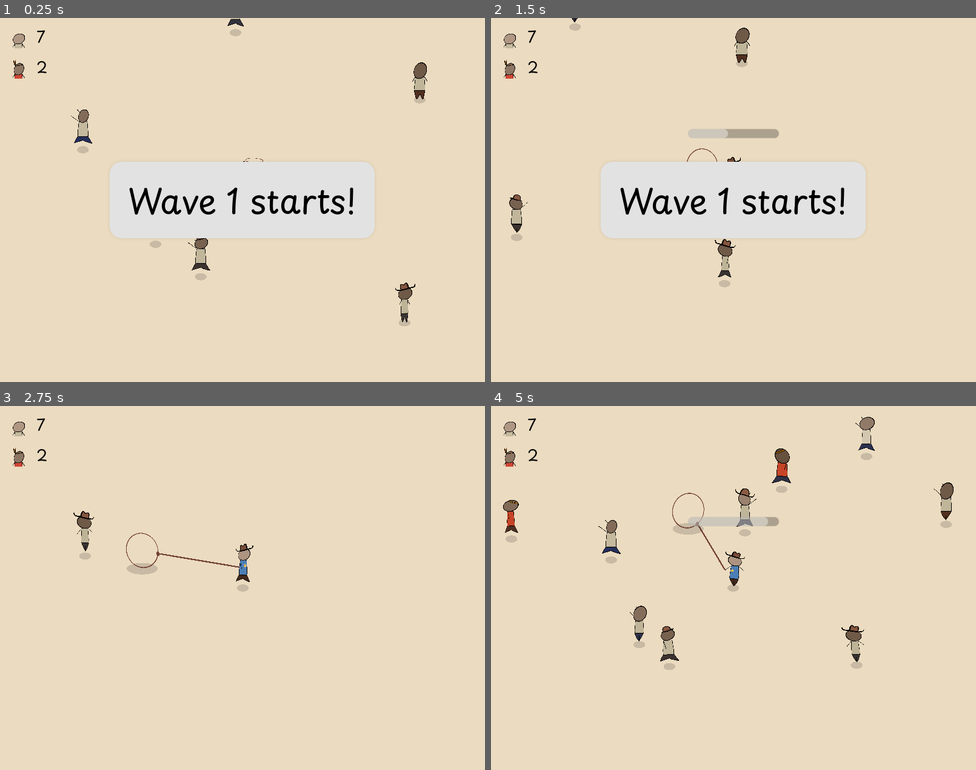
Above: before the commit, frames 1-4 (two rows, left to right).
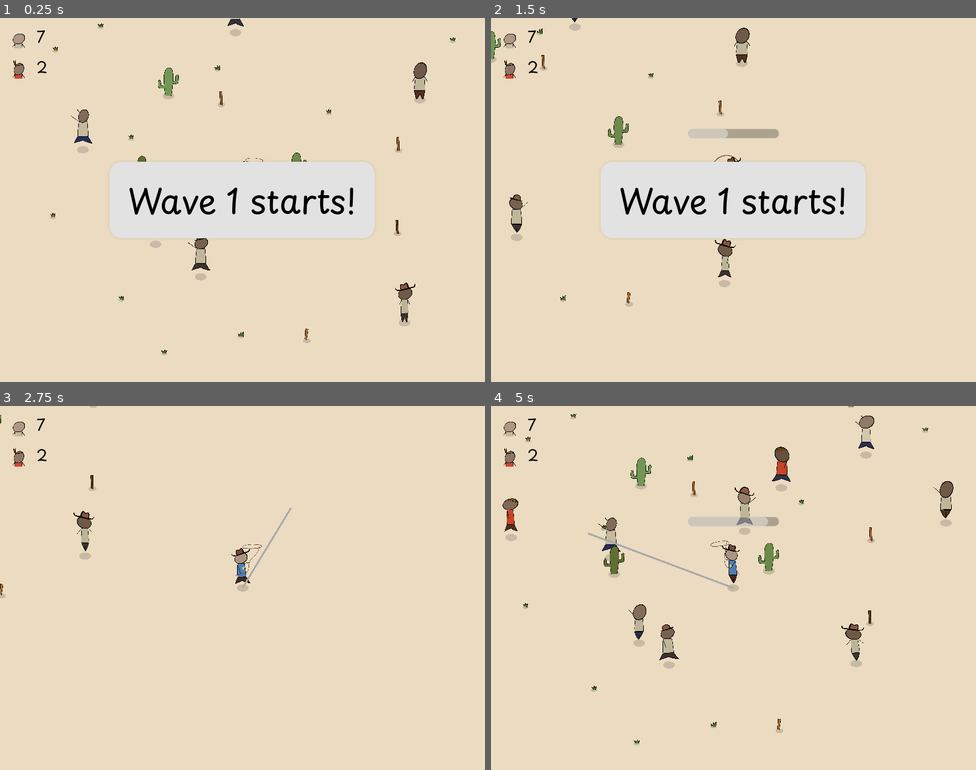
Above: after the commit, the same moments.

Repository: martindzejky/gmtk2025
Game: Godot game, scene res://waves_testing.tscn
Two runs of this game, one before a commit and one after it. Both use one fixed random seed, a clock stepped at 60 frames per second and the inputs below.
Inputs (mouse positions are in pixels of both pictures, inside the frame that each line leads up to):
- Up to frame 1 (0.25 s): no input
- Up to frame 2 (1.5 s): move the mouse to (840, 181) at 0.52 s; hold D (move_right) 0.53-1.28 s; tap Shift (dash) at 0.6 s; move the mouse to (636, 218) at 1.27 s; hold S (move_down) from 1.28 s (still down); click (636, 218) at 1.35 s
- Up to frame 3 (2.75 s): move the mouse to (291, 507) at 2.02 s; release S (move_down) at 2.03 s; hold D (move_right) from 2.03 s (still down); tap Shift (dash) at 2.1 s
- Up to frame 4 (5 s): move the mouse to (709, 660) at 2.77 s; release D (move_right) at 2.78 s; hold W (move_up) 2.78-3.53 s; click (709, 660) at 2.85 s; move the mouse to (879, 642) at 3.52 s; hold A (move_left) from 3.53 s (still down); tap Shift (dash) at 3.6 s; move the mouse to (588, 533) at 4.27 s; click (588, 533) at 4.35 s

The runs differ from the first frame. In frame 1, 0.5% of the frame differs, in the area x 10-94%, y 1-93%; in frame 2, 0.5%; in frame 3, 0.6%; in frame 4, 2.5%, in the area x 2-96%, y 0-94%.

Commit message:
props

Diff:
--- /dev/null
+++ b/objects/cactus.tscn
@@ -0,0 +1,25 @@
+[gd_scene load_steps=6 format=3 uid="uid://cfajtv05rc8o3"]
+
+[ext_resource type="PackedScene" uid="uid://b3eomk5mxspe6" path="res://objects/obstacle.tscn" id="1_tr8vr"]
+[ext_resource type="Texture2D" uid="uid://cc5ihaemx6kod" path="res://sprites/cactus.png" id="2_inseh"]
+[ext_resource type="Script" uid="uid://x8um1nksuk8c" path="res://scripts/random_color.gd" id="3_o6hn1"]
+
+[sub_resource type="CircleShape2D" id="CircleShape2D_o6hn1"]
+radius = 6.56961
+
+[sub_resource type="Gradient" id="Gradient_o6hn1"]
+colors = PackedColorArray(0.350466, 0.391666, 0.161485, 1, 0.479938, 0.652221, 0.37893, 1)
+
+[node name="cactus" instance=ExtResource("1_tr8vr")]
+collision_layer = 65
+
+[node name="shape" parent="." index="1"]
+shape = SubResource("CircleShape2D_o6hn1")
+
+[node name="sprite" parent="." index="2" node_paths=PackedStringArray("target")]
+position = Vector2(0, -15.3152)
+scale = Vector2(0.056, 0.056)
+texture = ExtResource("2_inseh")
+script = ExtResource("3_o6hn1")
+gradient_color = SubResource("Gradient_o6hn1")
+target = NodePath(".")
--- /dev/null
+++ b/objects/grass.tscn
@@ -0,0 +1,29 @@
+[gd_scene load_steps=8 format=3 uid="uid://dfcygyt6d0b5s"]
+
+[ext_resource type="PackedScene" uid="uid://b3xcbsdspbjfw" path="res://objects/shadow.tscn" id="1_x4fwp"]
+[ext_resource type="Texture2D" uid="uid://00uk04stye57" path="res://sprites/grass_0.png" id="2_x4fwp"]
+[ext_resource type="Script" uid="uid://x8um1nksuk8c" path="res://scripts/random_color.gd" id="3_bp5m6"]
+[ext_resource type="Script" uid="uid://cp587rdrca1sw" path="res://scripts/random_sprite.gd" id="4_1fuju"]
+[ext_resource type="Texture2D" uid="uid://clk7glnyw8gkp" path="res://sprites/grass_1.png" id="5_m4mir"]
+[ext_resource type="Texture2D" uid="uid://b8bd5j4d4gebp" path="res://sprites/grass_2.png" id="6_1w4i8"]
+
+[sub_resource type="Gradient" id="Gradient_gy3dk"]
+colors = PackedColorArray(0.266075, 0.450373, 0.158144, 1, 0.522328, 0.52579, 0.137235, 1)
+
+[node name="grass" type="Node2D"]
+
+[node name="shadow" parent="." instance=ExtResource("1_x4fwp")]
+scale = Vector2(0.00657624, 0.00344703)
+
+[node name="sprite" type="Sprite2D" parent="." node_paths=PackedStringArray("target")]
+position = Vector2(0, -2.43454)
+scale = Vector2(0.056, 0.056)
+texture = ExtResource("2_x4fwp")
+script = ExtResource("3_bp5m6")
+gradient_color = SubResource("Gradient_gy3dk")
+target = NodePath(".")
+
+[node name="random_sprite" type="Node" parent="." node_paths=PackedStringArray("target")]
+script = ExtResource("4_1fuju")
+sprites = Array[Texture2D]([ExtResource("2_x4fwp"), ExtResource("5_m4mir"), ExtResource("6_1w4i8")])
+target = NodePath("../sprite")
--- a/objects/hook.tscn
+++ b/objects/hook.tscn
@@ -44,7 +44,7 @@
 shape = SubResource("CircleShape2D_f46kd")
 
 [node name="raycast" type="RayCast2D" parent="."]
-collision_mask = 8
+collision_mask = 72
 
 [node name="progress" type="ProgressBar" parent="."]
 anchors_preset = 7
--- /dev/null
+++ b/objects/obstacle.tscn
@@ -0,0 +1,18 @@
+[gd_scene load_steps=4 format=3 uid="uid://b3eomk5mxspe6"]
+
+[ext_resource type="PackedScene" uid="uid://b3xcbsdspbjfw" path="res://objects/shadow.tscn" id="1_7421i"]
+[ext_resource type="Texture2D" uid="uid://cpho4osokhhyf" path="res://sprites/pillar.png" id="1_g5jnw"]
+
+[sub_resource type="CircleShape2D" id="CircleShape2D_42rad"]
+radius = 8.0
+
+[node name="pillar" type="StaticBody2D"]
+
+[node name="shadow" parent="." instance=ExtResource("1_7421i")]
+
+[node name="shape" type="CollisionShape2D" parent="."]
+shape = SubResource("CircleShape2D_42rad")
+
+[node name="sprite" type="Sprite2D" parent="."]
+position = Vector2(0, -32)
+texture = ExtResource("1_g5jnw")
--- a/objects/pillar.tscn
+++ /dev/null
@@ -1,15 +0,0 @@
-[gd_scene load_steps=3 format=3 uid="uid://b3eomk5mxspe6"]
-
-[ext_resource type="Texture2D" uid="uid://cpho4osokhhyf" path="res://sprites/pillar.png" id="1_42rad"]
-
-[sub_resource type="CircleShape2D" id="CircleShape2D_42rad"]
-radius = 8.0
-
-[node name="pillar" type="StaticBody2D"]
-
-[node name="shape" type="CollisionShape2D" parent="."]
-shape = SubResource("CircleShape2D_42rad")
-
-[node name="sprite" type="Sprite2D" parent="."]
-position = Vector2(0, -32)
-texture = ExtResource("1_42rad")
--- /dev/null
+++ b/objects/pole.tscn
@@ -0,0 +1,34 @@
+[gd_scene load_steps=8 format=3 uid="uid://bab3h54c3ftkn"]
+
+[ext_resource type="PackedScene" uid="uid://b3eomk5mxspe6" path="res://objects/obstacle.tscn" id="1_vvshh"]
+[ext_resource type="Texture2D" uid="uid://br77vdton2a8s" path="res://sprites/pole_1.png" id="2_vvshh"]
+[ext_resource type="Script" uid="uid://x8um1nksuk8c" path="res://scripts/random_color.gd" id="3_3e2jp"]
+[ext_resource type="Script" uid="uid://cp587rdrca1sw" path="res://scripts/random_sprite.gd" id="4_qm5ri"]
+[ext_resource type="Texture2D" uid="uid://be3pkrmcmmjrj" path="res://sprites/pole_0.png" id="5_3e2jp"]
+
+[sub_resource type="CircleShape2D" id="CircleShape2D_3e2jp"]
+radius = 2.68579
+
+[sub_resource type="Gradient" id="Gradient_o6hn1"]
+colors = PackedColorArray(0.368256, 0.210069, 0.0690861, 1, 0.759975, 0.488564, 0.226191, 1)
+
+[node name="pole" instance=ExtResource("1_vvshh")]
+
+[node name="shadow" parent="." index="0"]
+scale = Vector2(0.0083711, 0.00509739)
+
+[node name="shape" parent="." index="1"]
+shape = SubResource("CircleShape2D_3e2jp")
+
+[node name="sprite" parent="." index="2" node_paths=PackedStringArray("target")]
+position = Vector2(-0.434471, -7.1169)
+scale = Vector2(0.056, 0.056)
+texture = ExtResource("2_vvshh")
+script = ExtResource("3_3e2jp")
+gradient_color = SubResource("Gradient_o6hn1")
+target = NodePath(".")
+
+[node name="random_sprite" type="Node" parent="." index="3" node_paths=PackedStringArray("target")]
+script = ExtResource("4_qm5ri")
+sprites = Array[Texture2D]([ExtResource("5_3e2jp"), ExtResource("2_vvshh")])
+target = NodePath("../sprite")
--- a/objects/segment.tscn
+++ b/objects/segment.tscn
@@ -7,4 +7,4 @@
 raycast = NodePath("raycast")
 
 [node name="raycast" type="RayCast2D" parent="."]
-collision_mask = 8
+collision_mask = 72
--- a/project.godot
+++ b/project.godot
@@ -98,6 +98,7 @@
 2d_physics/layer_4="enemy"
 2d_physics/layer_5="captured_enemy"
 2d_physics/layer_6="folk"
+2d_physics/layer_7="cut_rope"
 
 [rendering]
 
--- a/scripts/hook.gd
+++ b/scripts/hook.gd
@@ -205,8 +205,12 @@
   match state:
     State.HOOKED:
       if raycast.is_colliding():
-        print('New enemy hit by hook raycast, adding a segment at index 0')
-        add_segment_to_enemy(raycast.get_collider(), raycast.get_collision_point(), 0)
+        if raycast.get_collider() is Enemy:
+          print('New enemy hit by hook raycast, adding a segment at index 0')
+          add_segment_to_enemy(raycast.get_collider(), raycast.get_collision_point(), 0)
+        else:
+          print('Cutting rope')
+          unhook()
 
 func add_segment_to_enemy(enemy: Enemy, _point_of_collision: Vector2, insert_segment_at_index: int):
   # test: recalculate the starting angle but only if this is a newly hooked enemy
--- /dev/null
+++ b/scripts/random_color.gd
@@ -0,0 +1,7 @@
+extends Node
+
+@export var gradient_color: Gradient
+@export var target: Sprite2D
+
+func _ready():
+  target.self_modulate = gradient_color.sample(randf())
--- /dev/null
+++ b/scripts/random_sprite.gd
@@ -0,0 +1,7 @@
+extends Node
+
+@export var sprites: Array[Texture2D]
+@export var target: Sprite2D
+
+func _ready():
+  target.texture = sprites.pick_random()
--- a/scripts/segment.gd
+++ b/scripts/segment.gd
@@ -44,5 +44,9 @@
 
 func _physics_process(_delta):
   if raycast.is_colliding():
-    print('New enemy hit by segment raycast, adding a segment at index ', index + 1)
-    hook.add_segment_to_enemy(raycast.get_collider(), raycast.get_collision_point(), index + 1)
+    if raycast.get_collider() is Enemy:
+      print('New enemy hit by segment raycast, adding a segment at index ', index + 1)
+      hook.add_segment_to_enemy(raycast.get_collider(), raycast.get_collision_point(), index + 1)
+    else:
+      print('Cutting rope')
+      hook.unhook()
--- a/waves_testing.tscn
+++ b/waves_testing.tscn
@@ -1,8 +1,11 @@
-[gd_scene load_steps=5 format=3 uid="uid://bifqkl6lsp6wc"]
+[gd_scene load_steps=8 format=3 uid="uid://bifqkl6lsp6wc"]
 
 [ext_resource type="PackedScene" uid="uid://qwj8b5x4g7c1" path="res://objects/player.tscn" id="1_0xm2m"]
 [ext_resource type="PackedScene" uid="uid://dxnx8k27jooot" path="res://waves/wave_spawner.tscn" id="2_eklt2"]
 [ext_resource type="PackedScene" uid="uid://b0kknoieqv00y" path="res://ui/game_ui.tscn" id="4_eklt2"]
+[ext_resource type="PackedScene" uid="uid://cfajtv05rc8o3" path="res://objects/cactus.tscn" id="5_igiv0"]
+[ext_resource type="PackedScene" uid="uid://bab3h54c3ftkn" path="res://objects/pole.tscn" id="6_ufbaf"]
+[ext_resource type="PackedScene" uid="uid://dfcygyt6d0b5s" path="res://objects/grass.tscn" id="7_wueab"]
 [ext_resource type="PackedScene" uid="uid://celdle61b8mey" path="res://objects/folk.tscn" id="8_5vw27"]
 
 [node name="main" type="Node2D"]
@@ -35,3 +38,57 @@
 
 [node name="folk7" parent="." instance=ExtResource("8_5vw27")]
 position = Vector2(194.615, -110.079)
+
+[node name="cactus" parent="." instance=ExtResource("5_igiv0")]
+position = Vector2(59, -21)
+
+[node name="cactus2" parent="." instance=ExtResource("5_igiv0")]
+position = Vector2(-111, -17.5)
+
+[node name="cactus3" parent="." instance=ExtResource("5_igiv0")]
+position = Vector2(-81.5, -114.5)
+
+[node name="pole" parent="." instance=ExtResource("6_ufbaf")]
+position = Vector2(-23.2845, -104.625)
+
+[node name="pole2" parent="." instance=ExtResource("6_ufbaf")]
+position = Vector2(171.374, -54.3306)
+
+[node name="pole3" parent="." instance=ExtResource("6_ufbaf")]
+position = Vector2(170.443, 36.9448)
+
+[node name="pole4" parent="." instance=ExtResource("6_ufbaf")]
+position = Vector2(70.785, 154.609)
+
+[node name="grass" parent="." instance=ExtResource("7_wueab")]
+position = Vector2(-86.2085, 168.936)
+
+[node name="grass2" parent="." instance=ExtResource("7_wueab")]
+position = Vector2(-1.76321, 149.998)
+
+[node name="grass3" parent="." instance=ExtResource("7_wueab")]
+position = Vector2(-133.088, 109.949)
+
+[node name="grass4" parent="." instance=ExtResource("7_wueab")]
+position = Vector2(-208.53, 18.9836)
+
+[node name="grass5" parent="." instance=ExtResource("7_wueab")]
+position = Vector2(-122.532, -67.014)
+
+[node name="grass6" parent="." instance=ExtResource("7_wueab")]
+position = Vector2(-27.5314, -143.077)
+
+[node name="grass7" parent="." instance=ExtResource("7_wueab")]
+position = Vector2(94.7901, -94.9555)
+
+[node name="grass8" parent="." instance=ExtResource("7_wueab")]
+position = Vector2(231.082, -174.433)
+
+[node name="grass9" parent="." instance=ExtResource("7_wueab")]
+position = Vector2(149.431, -201.754)
+
+[node name="grass10" parent="." instance=ExtResource("7_wueab")]
+position = Vector2(-156.062, -189.646)
+
+[node name="grass11" parent="." instance=ExtResource("7_wueab")]
+position = Vector2(-205.736, -163.878)
Not shown, added: scripts/random_color.gd.uid
Not shown, added: scripts/random_sprite.gd.uid
